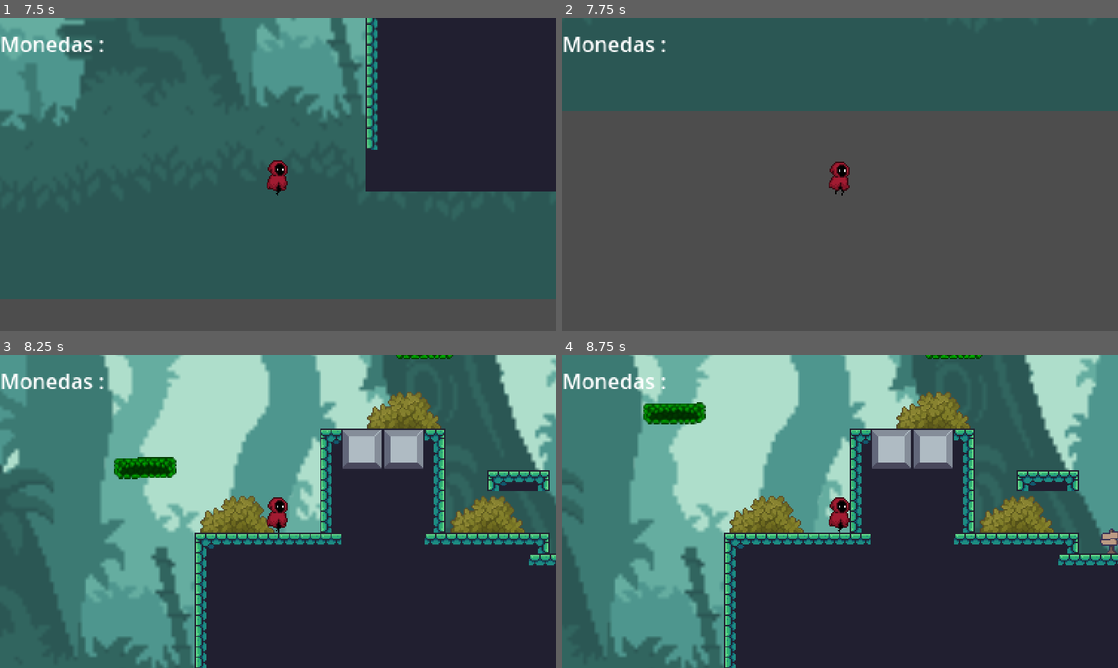
Above: before the commit, frames 1-4 (two rows, left to right).
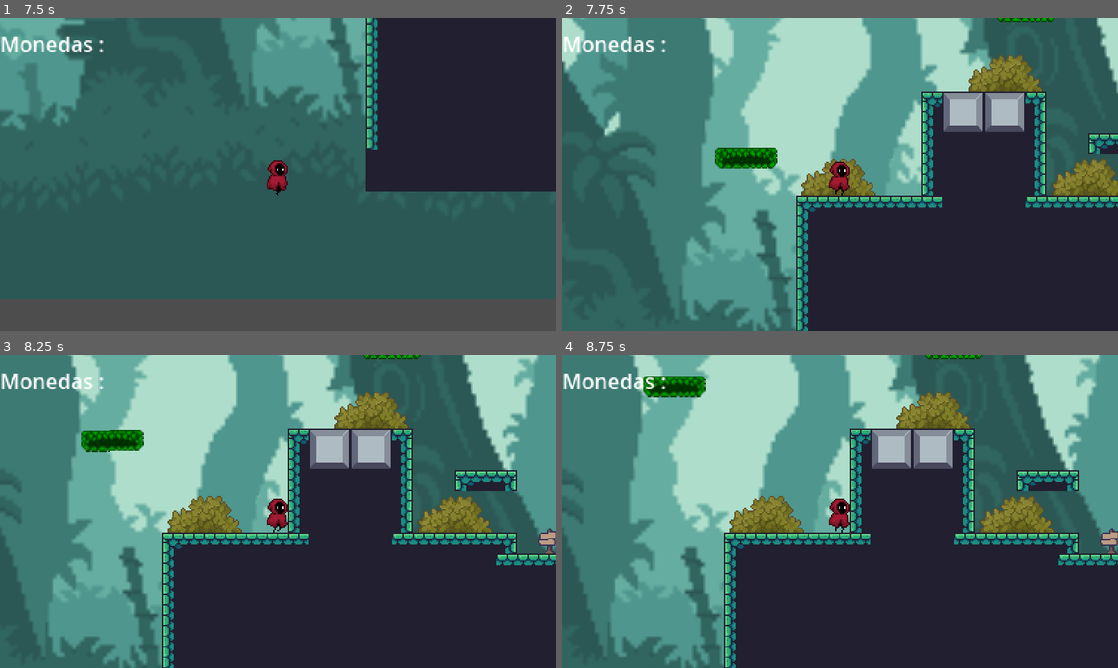
Above: after the commit, the same moments.

Repository: leopoldoval/segunda-oportunidad-polo-y-avila
Game: Godot game, scene res://world.tscn
The game is run twice, just before and just after one commit, with the same random seed, the same clock (stepped at 60 frames per second) and the same inputs.
Inputs:
- Up to frame 1 (7.5 s): tap Enter (ui_accept) at 0.5, 0.77, 1.52, 3.02, 3.77, 4.52, 6.02, 6.77 s; hold Right (ui_right) 0.53-2.03 s; hold Left (ui_left) 2.03-2.78 s; hold Right (ui_right) 2.78-4.28 s; hold Left (ui_left) 4.28-5.03 s; hold Right (ui_right) 5.03-5.78 s; hold Left (ui_left) 5.78-7.28 s; hold Right (ui_right) from 7.28 s (still down)
- Up to frame 2 (7.75 s): keep holding Right (ui_right); tap Enter (ui_accept) at 7.52 s
- Up to frame 3 (8.25 s): keep holding Right (ui_right)
- Up to frame 4 (8.75 s): keep holding Right (ui_right)

Frame 1 is identical in both runs. In frame 2, 94% of the frame differs, in the area x 0-100%, y 0-100%; in frame 3, 41%; in frame 4, 1.6%.

Commit message:
un pequeño cambio

Diff:
--- a/world.tscn
+++ b/world.tscn
@@ -1517,7 +1517,7 @@
 sources/0 = SubResource("TileSetAtlasSource_aqk2v")
 
 [sub_resource type="RectangleShape2D" id="RectangleShape2D_aqk2v"]
-size = Vector2(2360, 123)
+size = Vector2(2360, 271.5)
 
 [sub_resource type="Curve2D" id="Curve2D_aqk2v"]
 _data = {
@@ -1664,7 +1664,7 @@
 [node name="reset_area" type="Area2D" parent="."]
 
 [node name="CollisionShape2D" type="CollisionShape2D" parent="reset_area"]
-position = Vector2(565, 406)
+position = Vector2(565, 331.75)
 shape = SubResource("RectangleShape2D_aqk2v")
 
 [node name="Path2D" type="Path2D" parent="."]
@@ -1741,7 +1741,7 @@
 position = Vector2(-209, -81)
 
 [node name="ghost2" parent="ghost" instance=ExtResource("13_2o6r5")]
-position = Vector2(392, 4)
+position = Vector2(390, 4)
 
 [connection signal="body_entered" from="reset_area" to="Player" method="_on_reset_area_body_entered"]
 [connection signal="body_exited" from="caliz" to="Player" method="_on_caliz_body_exited"]
